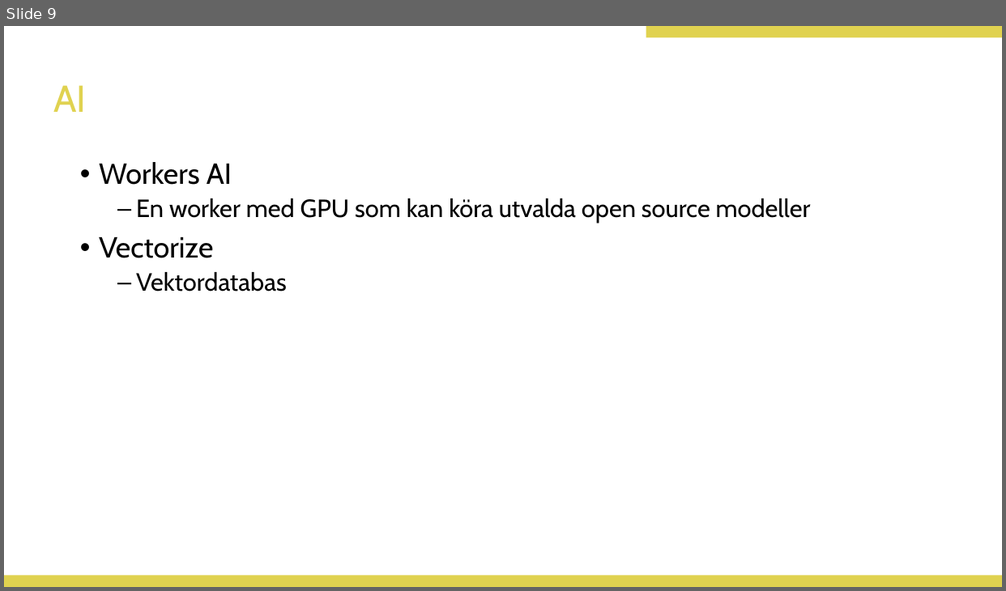
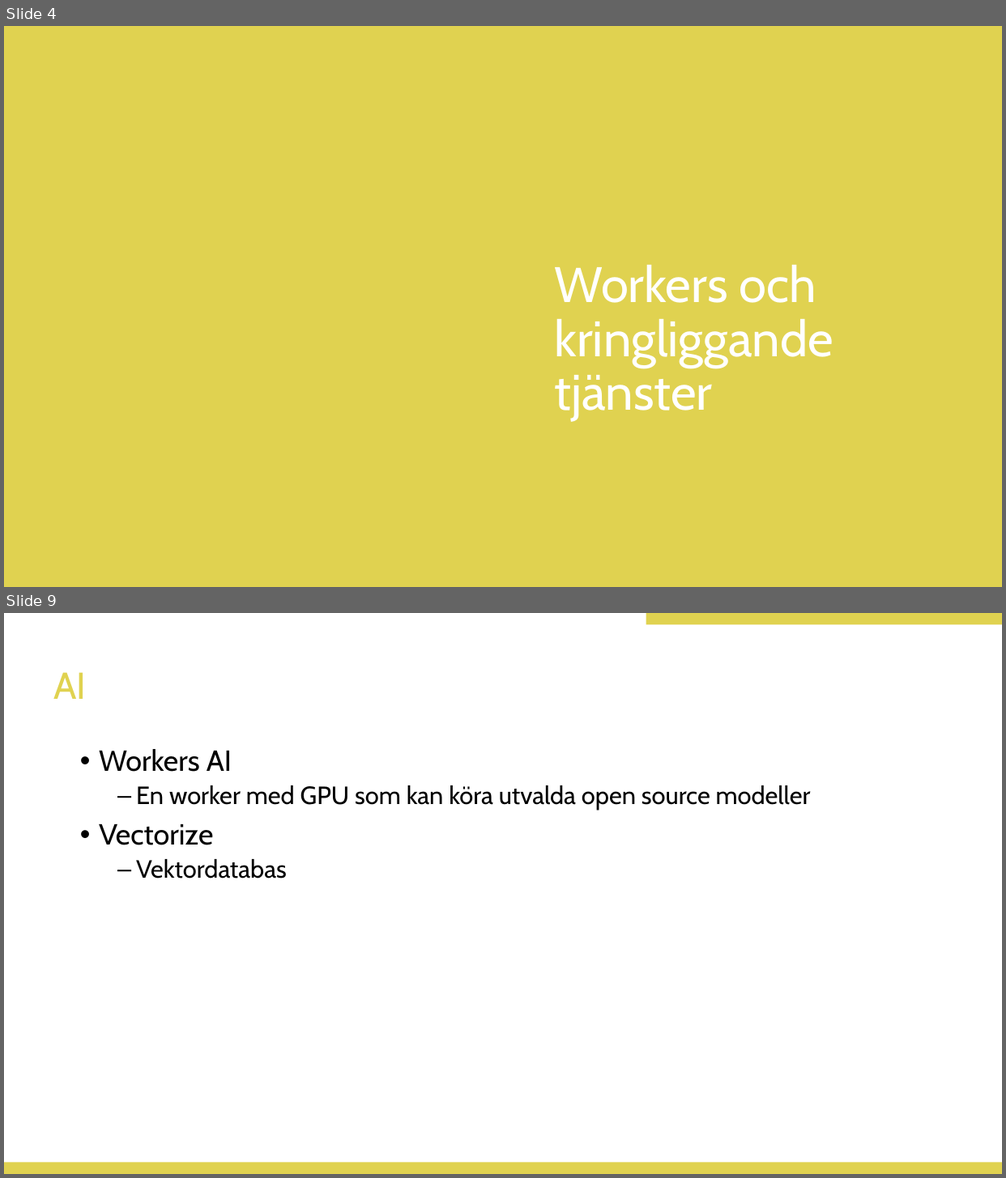
Before and after one commit to Doverstav/kitscon241, a slide deck: docs/presentation.pptx. Shown one above the other, each under a label of ours: slide 9 before the commit, slides 4 and 9 after it; the slides between them are not shown. The pictures are 1006x591 and 1006x1178 pixels, drawn with LibreOffice and Linux fonts; fonts in the diff are those of the drawing; background and template pictures are left out. Boxes give left, top, right and bottom in pixels: in the first picture for what was removed or moved away, otherwise in the second. Text is boxed around its words. In the diff, an @@ line names an element or a change of style, - is before the commit and + after.

```diff
--- a/docs/presentation.pptx
+++ b/docs/presentation.pptx
@@ slide 4 added at (4, 26, 1002, 587), background #E0D250; not listed: 1 template element that a slide beside it also shows @@
@@ title added at (555, 265, 833, 421), 48 pt, text #FFFFFF @@
+Workers och kringliggande tjänster
```
Also in this commit, not shown: 5 slides changed, 8 other slides added, 7 slides removed, 1 other file.
